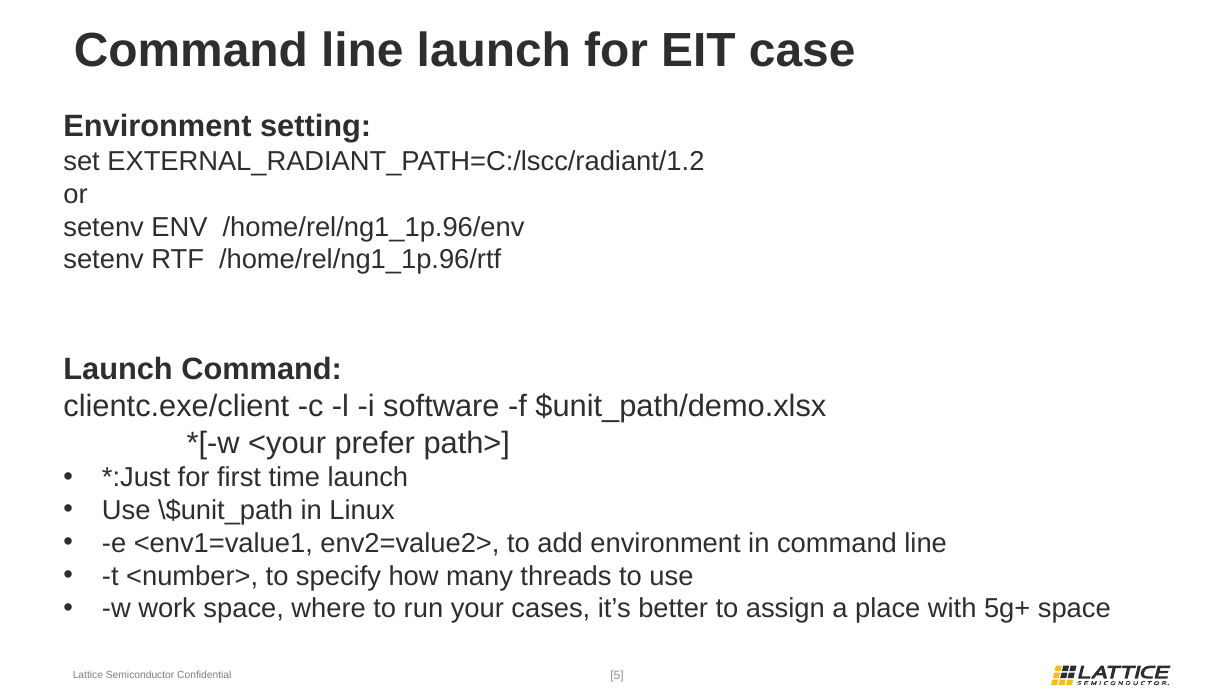
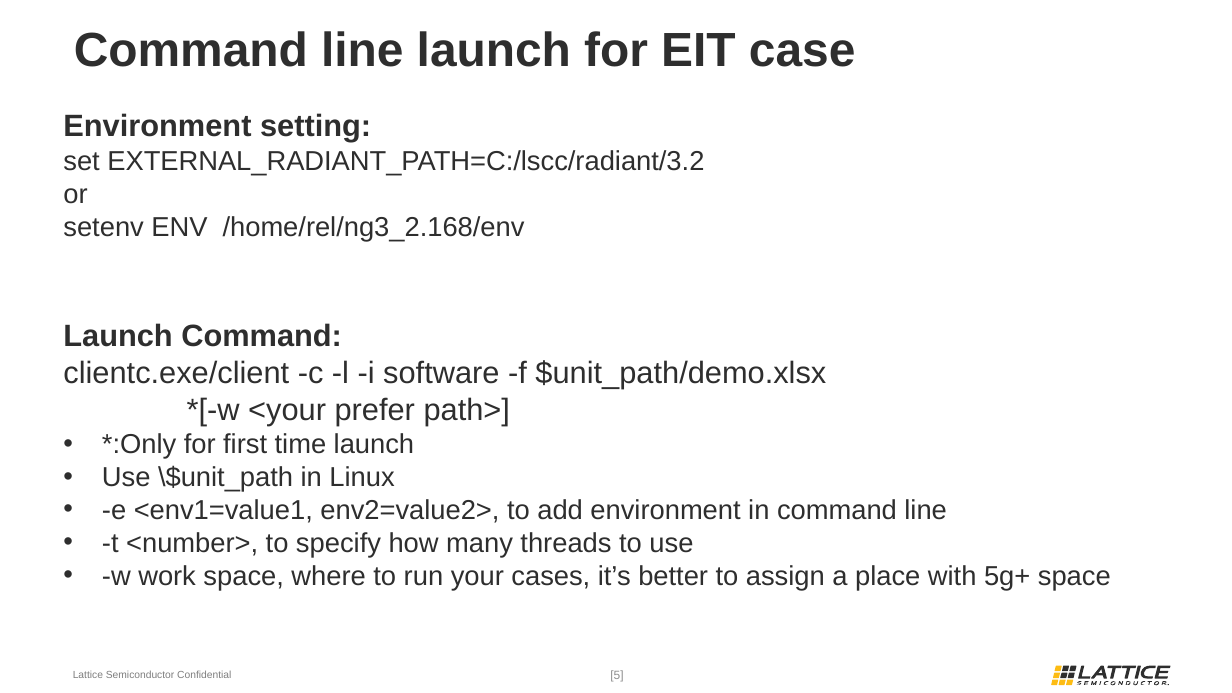
Before and after one commit to wanghengquan/repository, a slide deck: slide 5 of tmp_client/doc/TMP_EIT_suites/Local_EIT_run_LSV1.pptx. Drawn at 1232x693 pixels with LibreOffice and Linux fonts; fonts in the diff are those of the drawing; background and template pictures are left out. Boxes give left, top, right and bottom in pixels: in the first picture for what was removed or moved away, otherwise in the second. Text is boxed around its words. In the diff, an @@ line names an element or a change of style, - is before the commit and + after.

```diff
--- a/tmp_client/doc/TMP_EIT_suites/Local_EIT_run_LSV1.pptx
+++ b/tmp_client/doc/TMP_EIT_suites/Local_EIT_run_LSV1.pptx
@@ text at (63,150,704,176): text changed @@
-set EXTERNAL_RADIANT_PATH=C:/lscc/radiant/1.2
+set EXTERNAL_RADIANT_PATH=C:/lscc/radiant/3.2
@@ text at (63,216,525,241): text changed @@
-setenv ENV /home/rel/ng1_1p.96/env
-setenv RTF /home/rel/ng1_1p.96/rtf
+setenv ENV /home/rel/ng3_2.168/env
@@ text at (102,433,414,459): text changed @@
-• *:Just for first time launch
+• *:Only for first time launch
```
Also in this commit, not shown: 2 other slides changed, 3 other files.
